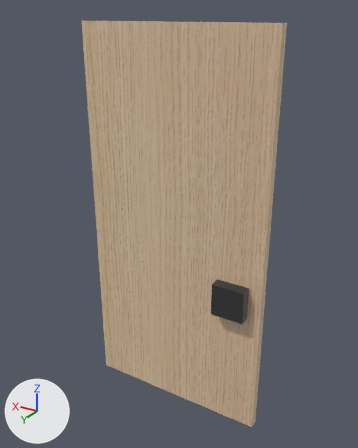
One commit to the glTF model 2025-284-C01-Vitrineskap/sim/Benk_B_dor_hoyre.glb: the scene before it, then after it.
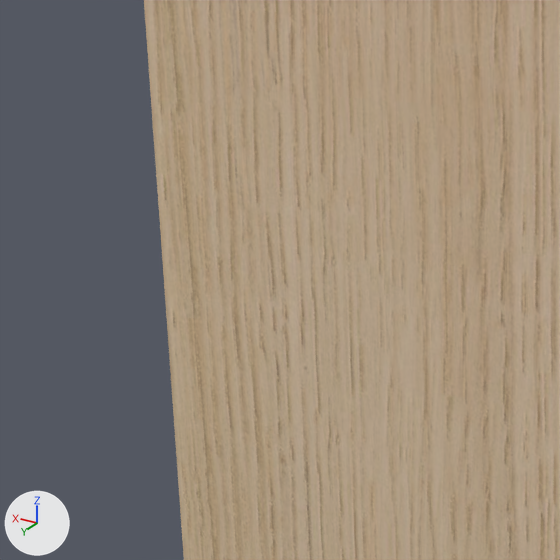
The first picture shows the older version from a 50 mm lens placed at (994.0, 186.0, 896.0), pointed at (1460.0, -590.0, 508.0). The close-ups show the older and then the newer version on the part from 13% to 54% of the width and 12% to 45% of the height of that picture. Only the edits that show in the close-ups are written down. Every picture has the same lights, and +X, +Y and +Z are marked at lower left.

In view in the first close-up: '2025-284 Vitrineskap'.
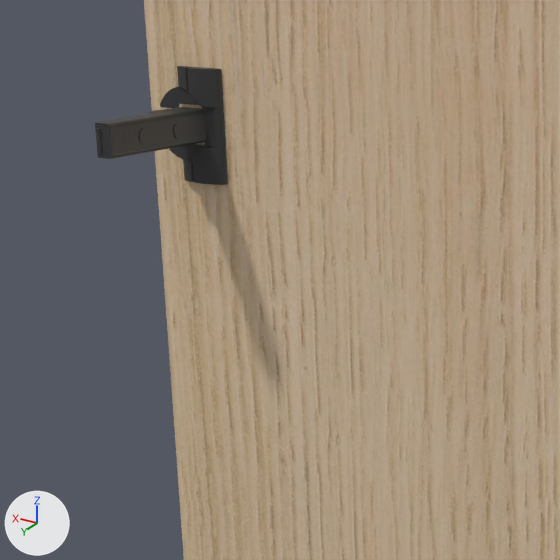
Pixel boxes (x1, y1, x2, y2) of what changed, in the close-ups (560 x 560 px):
'Benk B dør høyre hengsel z758 Blum 71B3590', added
    after: (95, 66, 228, 185)

The change, as a list of edits to the scene's bpy script:
```text
Add me_blum_71b3590:
    me_blum_71b3590.from_pydata(...)  # 1701 vertices, 3386 faces; spans x -31.9..10.4, y -28.5..28.5, z -51.3..29.4
    me_blum_71b3590.materials.append(mat_beslag_sort)  # dark grey #3f3f3f
Add ob_benk_b_dør_høyre_hengsel_z758_blum_71b3590:
    ob_benk_b_dør_høyre_hengsel_z758_blum_71b3590 = bpy.data.objects.new('Benk B dør høyre hengsel z758 Blum 71B3590', me_blum_71b3590)
    ob_benk_b_dør_høyre_hengsel_z758_blum_71b3590.location = (1651.0, -542.7, 758.5)
    ob_benk_b_dør_høyre_hengsel_z758_blum_71b3590.rotation_euler = (-1.571, 0.0, 0.0)  # degrees (-90, 0, 0)
```
